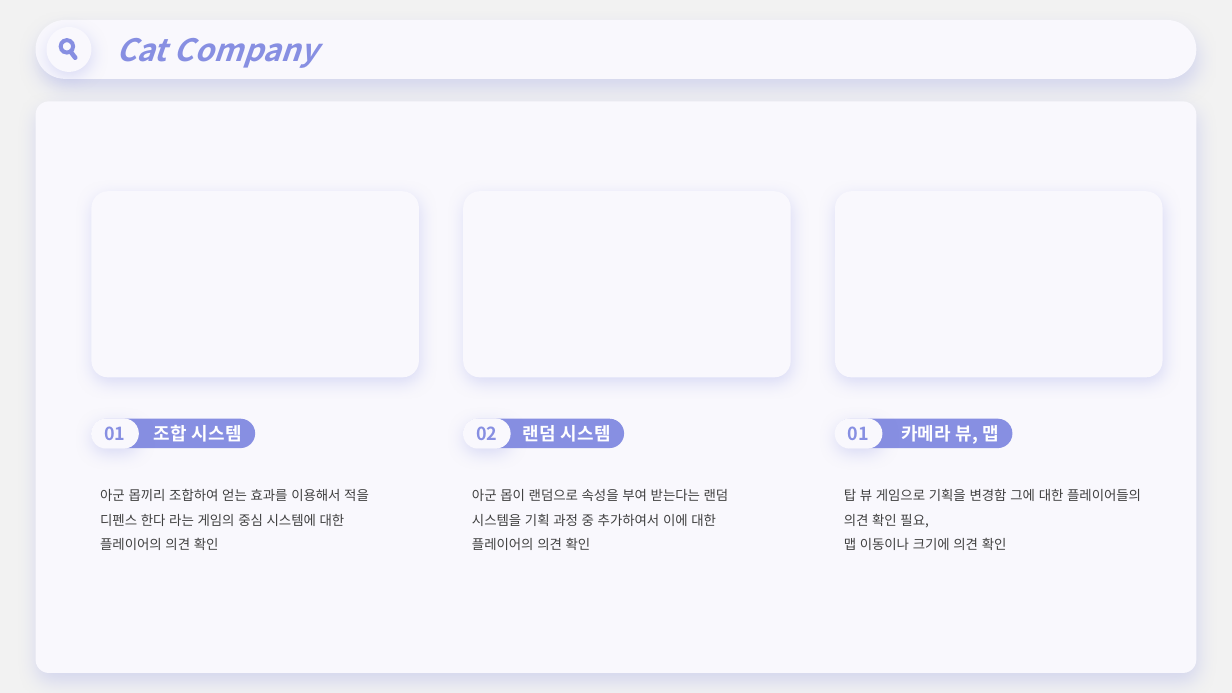
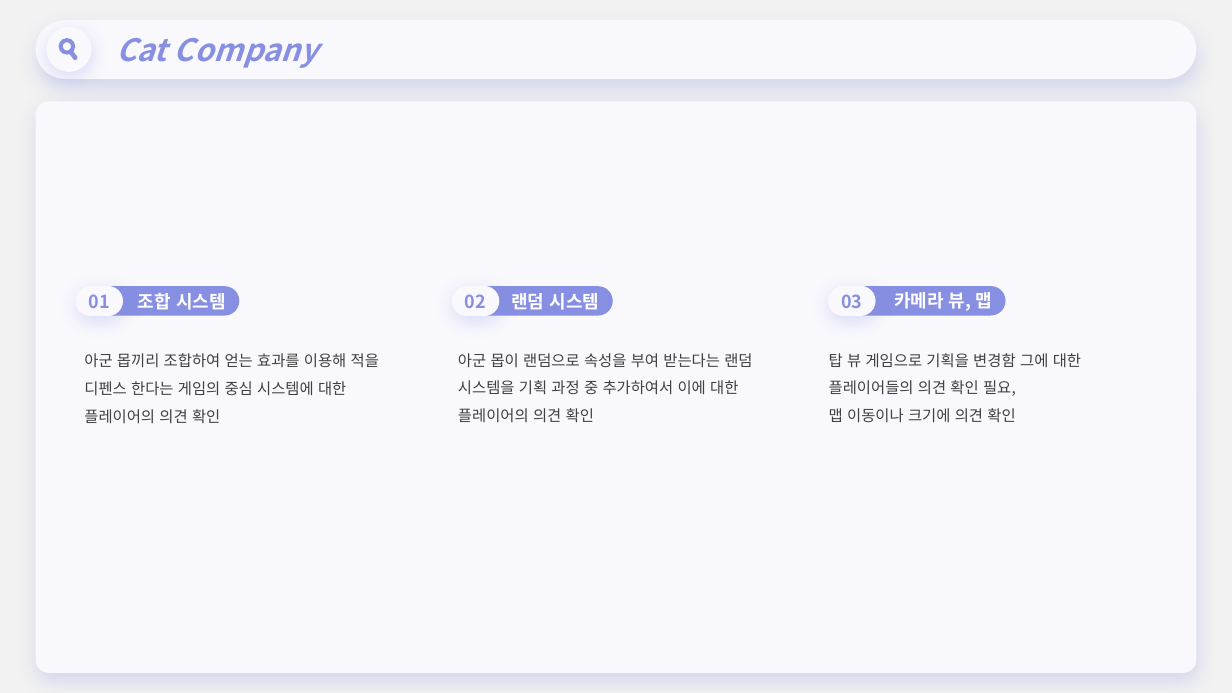
Before and after one commit to juhong-mo/Cat-Company, a slide deck: slide 3 of Team_document/PlayTest1.pptx. Drawn at 1232x693 pixels with LibreOffice and Linux fonts; fonts in the diff are those of the drawing. Boxes give left, top, right and bottom in pixels: in the first picture for what was removed or moved away, otherwise in the second. Text is boxed around its words. In the diff, an @@ line names an element or a change of style, - is before the commit and + after.

```diff
--- a/Team_document/PlayTest1.pptx
+++ b/Team_document/PlayTest1.pptx
@@ rounded rectangle removed at [91, 191, 419, 377] @@
@@ rounded rectangle removed at [463, 191, 790, 377] @@
@@ rounded rectangle removed at [836, 191, 1163, 377] @@
@@ rounded rectangle "01": place and size @@
-rounded rectangle "01" at [91, 419, 140, 449]
+rounded rectangle "01" at [75, 286, 123, 316]
@@ rounded rectangle "조합 시스템": place and size @@
-rounded rectangle "조합 시스템" at [91, 419, 255, 448]
+rounded rectangle "조합 시스템" at [76, 287, 239, 316]
@@ rounded rectangle "랜덤 시스템": place and size @@
-rounded rectangle "랜덤 시스템" at [464, 419, 625, 448]
+rounded rectangle "랜덤 시스템" at [452, 287, 613, 316]
@@ rounded rectangle "02": place and size @@
-rounded rectangle "02" at [463, 419, 511, 449]
+rounded rectangle "02" at [452, 286, 500, 316]
@@ rounded rectangle "카메라 뷰, 맵": place and size @@
-rounded rectangle "카메라 뷰, 맵" at [836, 419, 1013, 448]
+rounded rectangle "카메라 뷰, 맵" at [828, 287, 1006, 316]
@@ rounded rectangle "03": place and size @@
-rounded rectangle "03" at [835, 419, 883, 449]
+rounded rectangle "03" at [828, 286, 876, 316]
@@ text in rounded rectangle at [841, 294, 862, 308]: text changed @@
-01
+03
@@ text at [84, 353, 379, 424]: text changed; size 10.5 to 12 pt @@
-아군 몹끼리 조합하여 얻는 효과를 이용해서 적을 디펜스 한다 라는 게임의 중심 시스템에 대한 플레이어의 의견 확인
+아군 몹끼리 조합하여 얻는 효과를 이용해 적을 디펜스 한다는 게임의 중심 시스템에 대한 플레이어의 의견 확인
@@ text "아군 몹이 랜덤으로 속성을 부여 ...": place and size @@
-text "아군 몹이 랜덤으로 속성을 부여 ..." at [472, 489, 729, 550]
+text "아군 몹이 랜덤으로 속성을 부여 ..." at [458, 353, 752, 423]
@@ text "아군 몹이 랜덤으로 속성을 부여 ..." at [458, 353, 752, 423]: size 10.5 to 12 pt @@
@@ text "탑 뷰 게임으로 기획을 변경함 ..." at [829, 353, 1081, 423]: size 10.5 to 12 pt @@
@@ text "탑 뷰 게임으로 기획을 변경함 ...": place and size @@
-text "탑 뷰 게임으로 기획을 변경함 ..." at [844, 489, 1141, 550]
+text "탑 뷰 게임으로 기획을 변경함 ..." at [829, 353, 1081, 423]
```
Also in this commit, not shown: 2 other slides changed.
